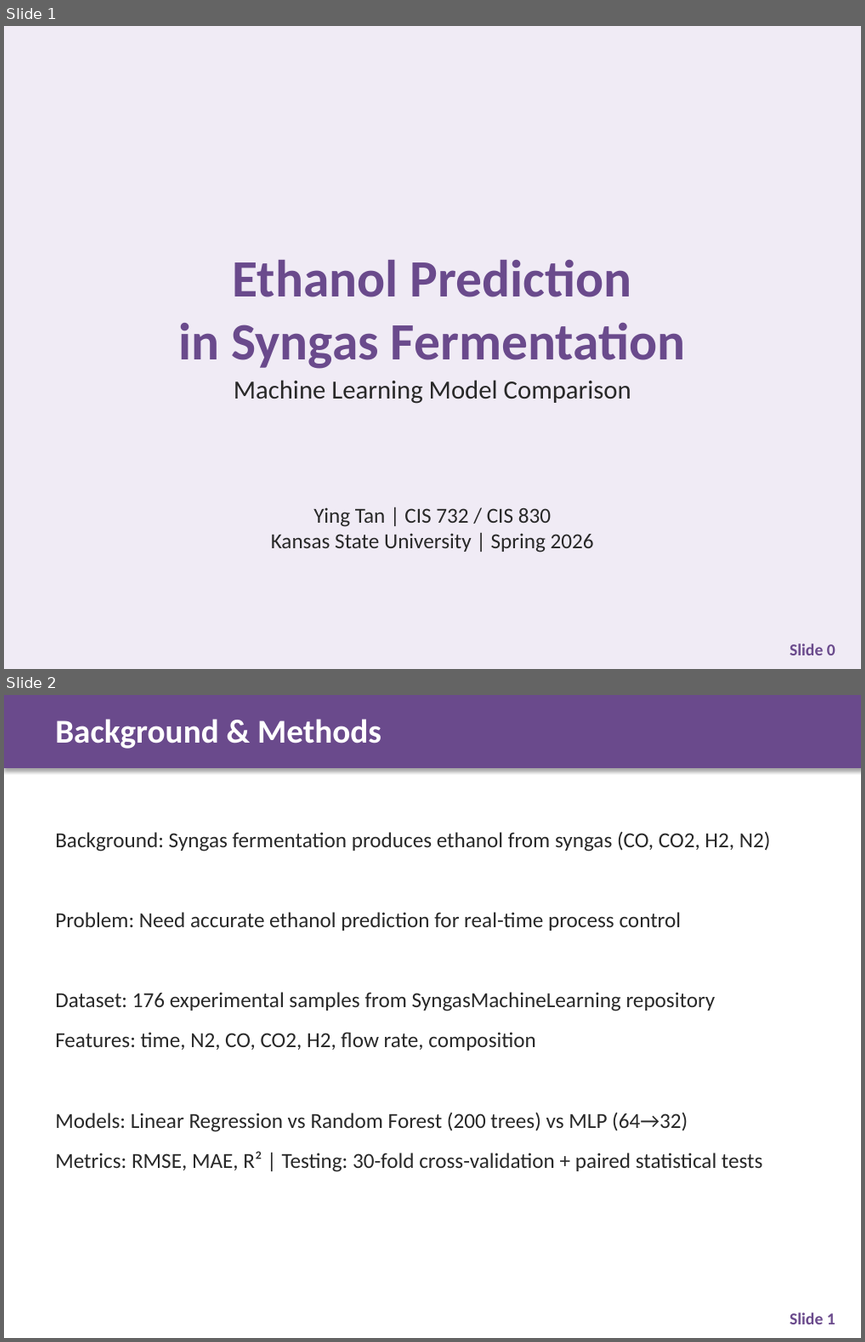
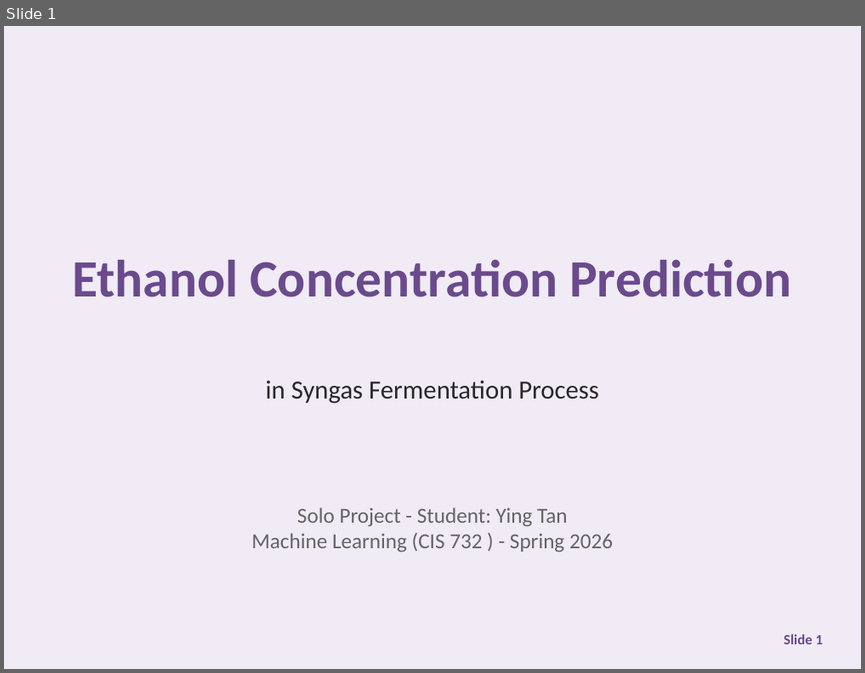
Before and after one commit to tanyingy-kau/ML-Assignments, a slide deck: slides/term_project_presentation_SYNGAS--group 6 Ying.pptx. Shown one above the other, each under a label of ours: slides 1 and 2 before the commit, slide 1 after it. The pictures are 865x1342 and 865x673 pixels, drawn with LibreOffice and Linux fonts; fonts in the diff are those of the drawing. Boxes give left, top, right and bottom in pixels: in the first picture for what was removed or moved away, otherwise in the second. Text is boxed around its words. In the diff, an @@ line names an element or a change of style, - is before the commit and + after.

Commit message:
Restore original group 6 Ying PPT from Canvas submission

```diff
--- a/slides/term_project_presentation_SYNGAS--group 6 Ying.pptx
+++ b/slides/term_project_presentation_SYNGAS--group 6 Ying.pptx
@@ slide 2 removed at [4, 695, 861, 1338], background #FFFFFF @@
@@ rectangle removed at [4, 695, 861, 768] @@
@@ text removed at [55, 719, 381, 749] @@
-Background & Methods
@@ text removed at [55, 832, 771, 1172] @@
-Background: Syngas fermentation produces ethanol from syngas (CO, CO2, H2, N2)
-Problem: Need accurate ethanol prediction for real-time process control
-Dataset: 176 experimental samples from SyngasMachineLearning repository
-Features: time, N2, CO, CO2, H2, flow rate, composition
-Models: Linear Regression vs Random Forest (200 trees) vs MLP (64→32)
-Metrics: RMSE, MAE, R² | Testing: 30-fold cross-validation + paired statistical tests
@@ text removed at [789, 1312, 835, 1324] @@
-Slide 1
@@ slide 1 changed as well @@
@@ text at [72, 259, 791, 297]: text changed @@
-Ethanol Prediction
-in Syngas Fermentation
+Ethanol Concentration Prediction
@@ text at [266, 380, 599, 403]: text changed @@
-Machine Learning Model Comparison
+in Syngas Fermentation Process
@@ text at [251, 507, 613, 552]: text changed; text colour #282828 to #646464 @@
-Ying Tan | CIS 732 / CIS 830
-Kansas State University | Spring 2026
+Solo Project - Student: Ying Tan
+Machine Learning (CIS 732 ) - Spring 2026
@@ text at [783, 634, 823, 644]: text changed; size 14 to 12 pt @@
-Slide 0
+Slide 1
```
Also in this commit, not shown: 4 other slides changed, 8 slides added, 4 other slides removed.
